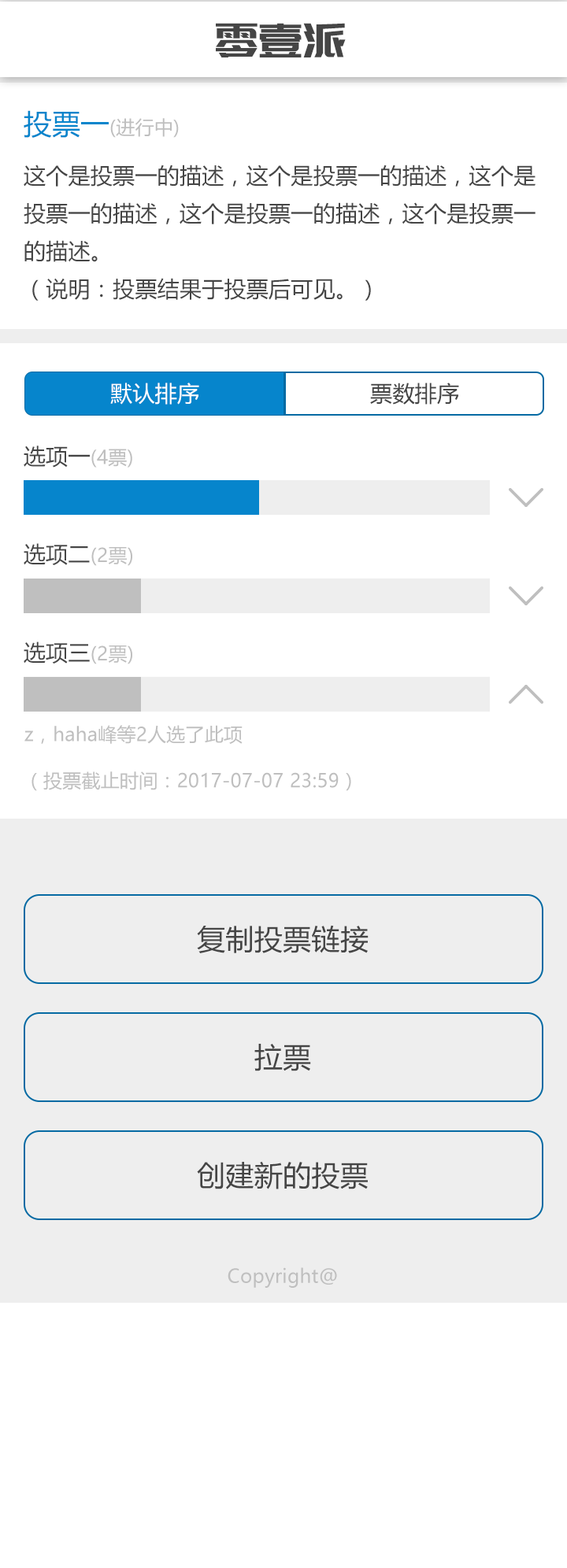
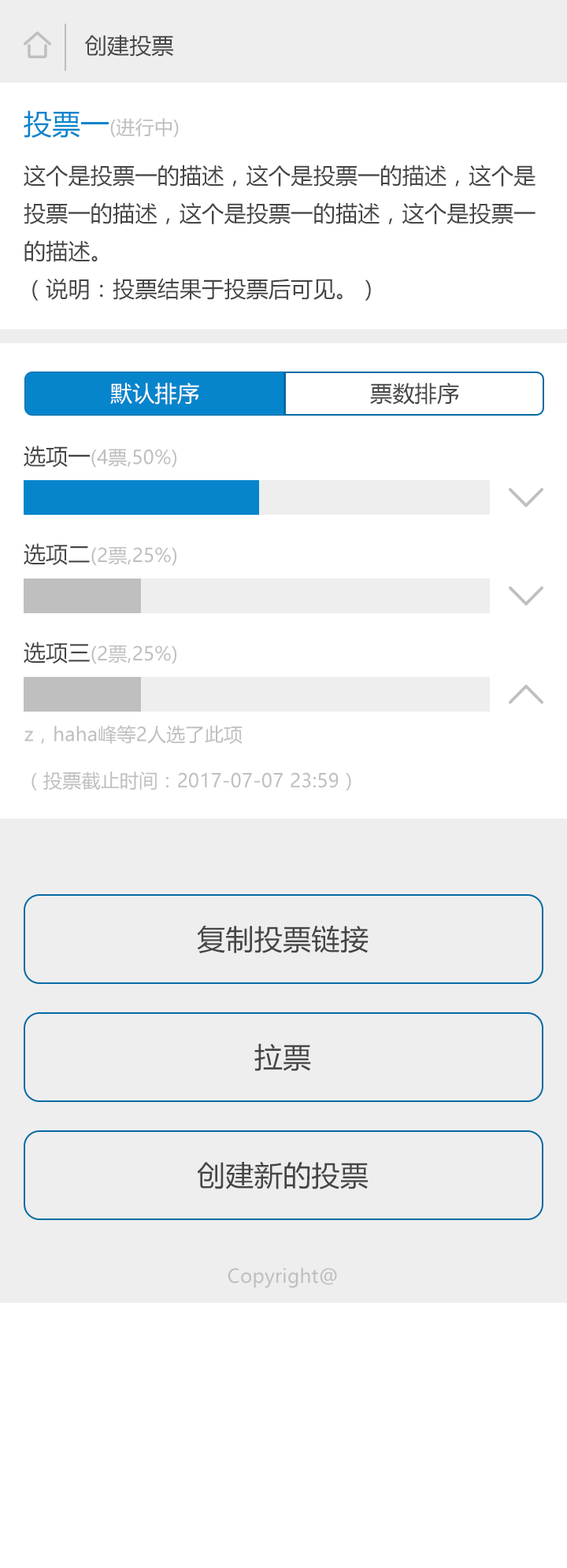
Layer changes from the first 567x1568 image to the second:
removed layer "零壹派" from group "nav" over [215, 22, 346, 58]
added layer "矢量智能对象" (1st of 4, in "画板 1" › "nav") in group "nav" over [23, 31, 52, 59]
renamed "矩形 3" to "形状 2", opacity 100% → 20%, painted on it over [0, 1, 567, 78]
added layer "创建投票" in group "nav" over [85, 34, 174, 57]
renamed "选项三(2票)" to "选项三(2票,25%)", painted on it over [127, 645, 177, 665]
renamed "选项二(2票)" to "选项二(2票,25%)", painted on it over [127, 547, 177, 566]
renamed "选项一(4票)" to "选项一(4票,50%)", painted on it over [126, 449, 177, 468]
